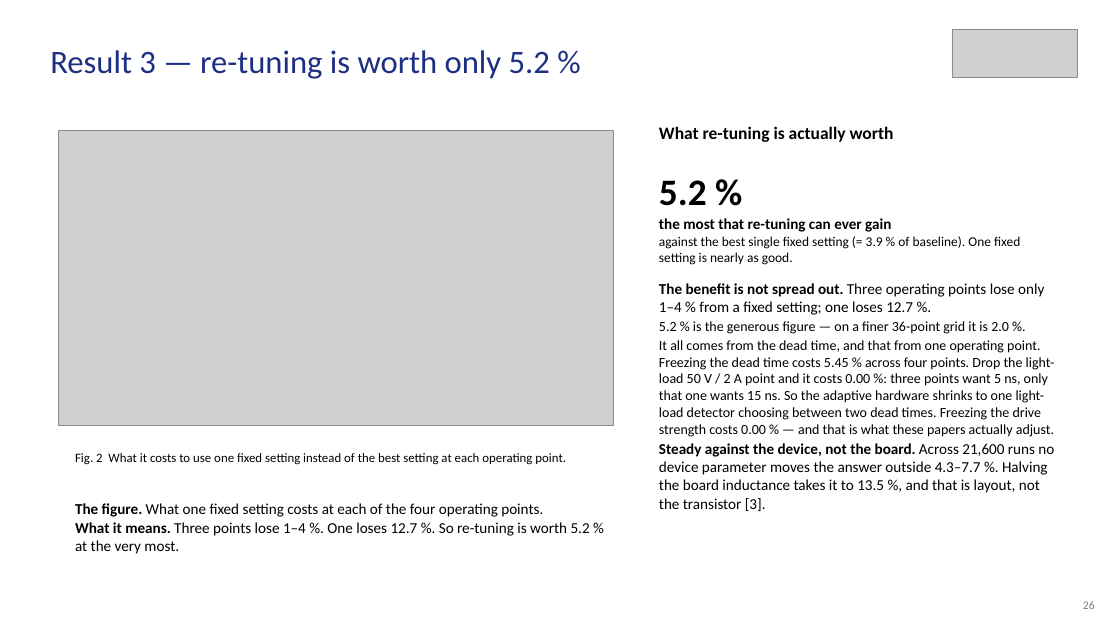
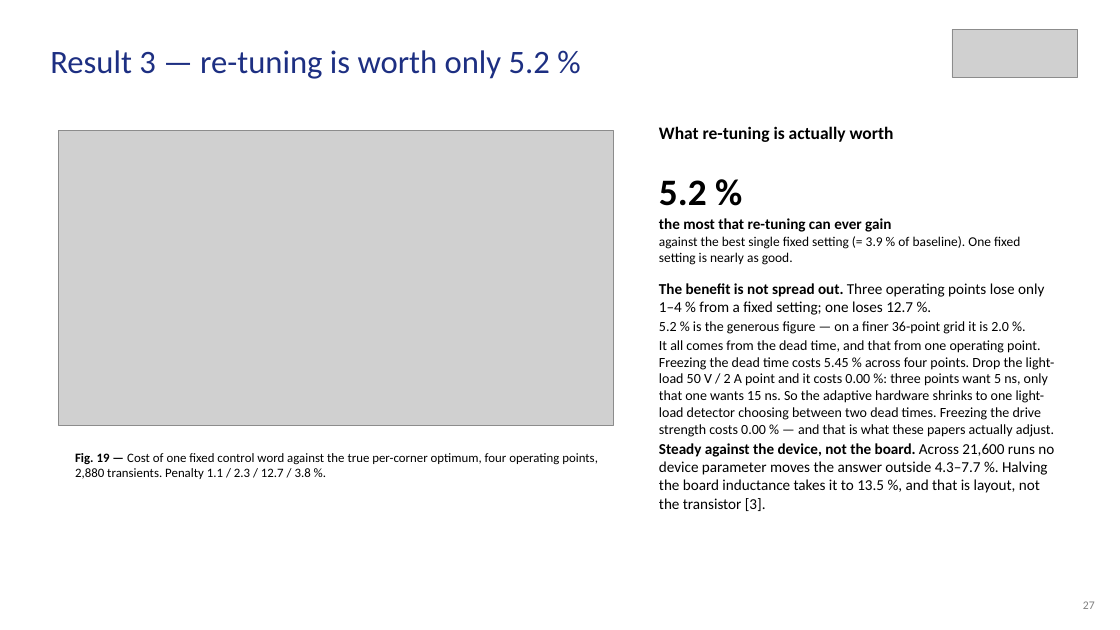
Before and after one commit to Amritha902/gan-driver, a slide deck: slide 27 of review/Review1_GaN_Segmented_Gate_Driver.pptx (slide 26 before the commit). Drawn at 1120x630 pixels with LibreOffice and Linux fonts; fonts in the diff are those of the drawing; grey boxes stand for pictures. Boxes give left, top, right and bottom in pixels: in the first picture for what was removed or moved away, otherwise in the second. Text is boxed around its words. In the diff, an @@ line names an element or a change of style, - is before the commit and + after.

```diff
--- a/review/Review1_GaN_Segmented_Gate_Driver.pptx
+++ b/review/Review1_GaN_Segmented_Gate_Driver.pptx
@@ text at (75, 453, 598, 479): text changed @@
-Fig. 2 What it costs to use one fixed setting instead of the best setting at each operating point.
+Fig. 19 — Cost of one fixed control word against the true per-corner optimum, four operating points, 2,880 transients. Penalty 1.1 / 2.3 / 12.7 / 3.8 %.
@@ text removed at (75, 503, 590, 554) @@
-The figure. What one fixed setting costs at each of the four operating points.
-What it means. Three points lose 1–4 %. One loses 12.7 %. So re-tuning is worth 5.2 % at the very most.
@@ text at (1083, 601, 1095, 609): text changed @@
-26
+27
```
Also in this commit, not shown: 24 other slides changed, 4 slides added, 3 slides removed, 16 other files.
